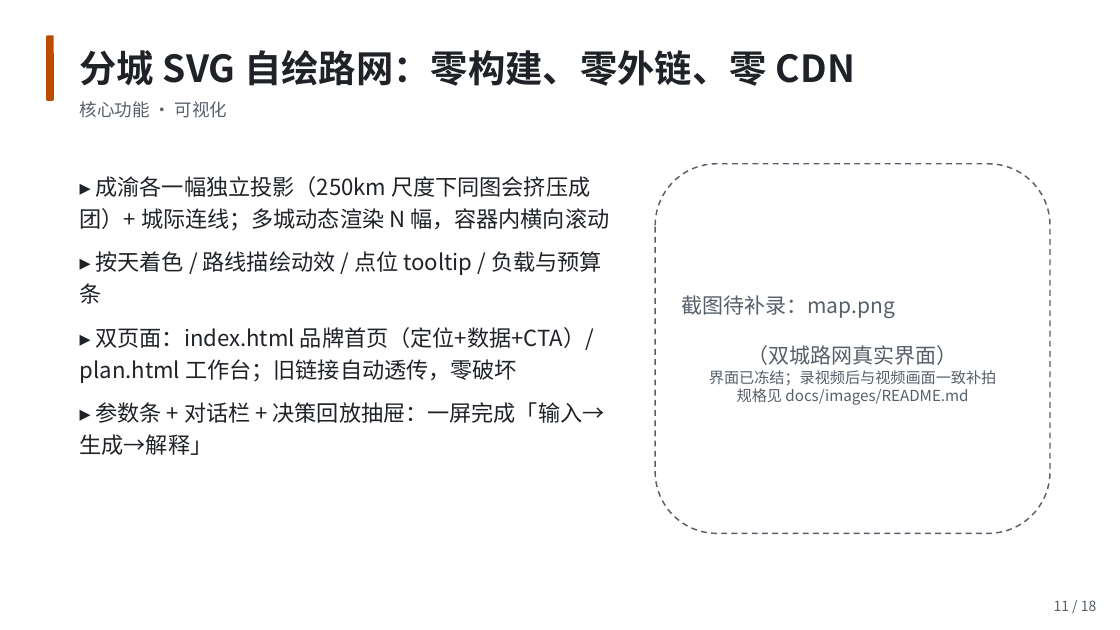
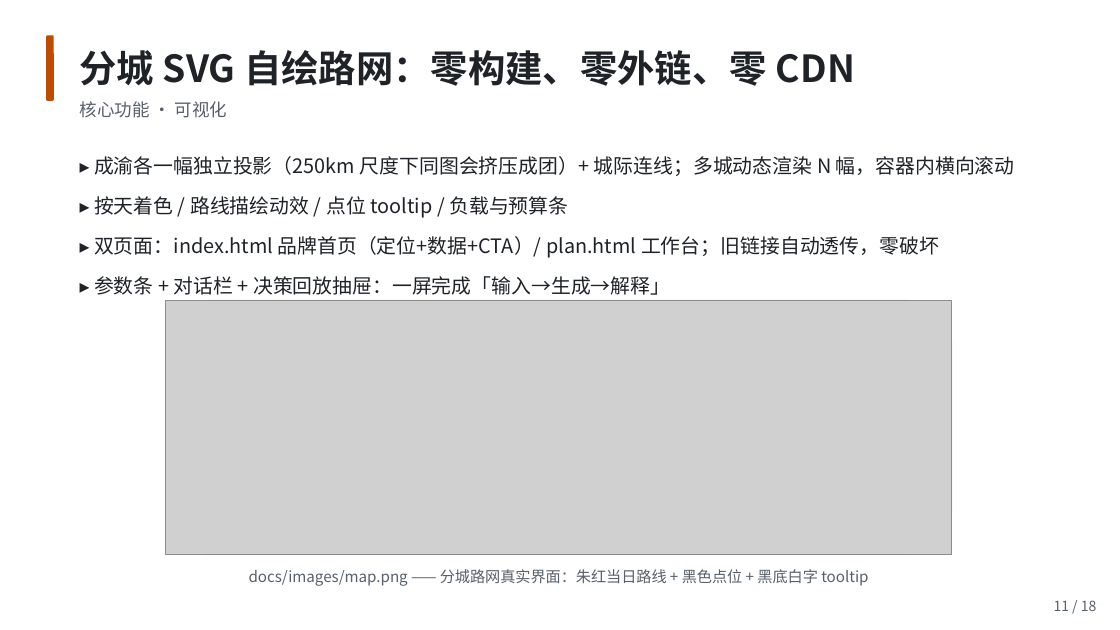
Before and after one commit to josndkosa/shudao-agent, a slide deck: slide 11 of ppt/蜀道智行.pptx. Drawn at 1120x630 pixels with LibreOffice and Linux fonts; fonts in the diff are those of the drawing; grey boxes stand for pictures. Boxes give left, top, right and bottom in pixels: in the first picture for what was removed or moved away, otherwise in the second. Text is boxed around its words. In the diff, an @@ line names an element or a change of style, - is before the commit and + after.

```diff
--- a/ppt/蜀道智行.pptx
+++ b/ppt/蜀道智行.pptx
@@ text "▸ 成渝各一幅独立投影（250km 尺度下同图会挤压成团）+ 城际连线；多城动态渲染 N ...": place and size @@
-text "▸ 成渝各一幅独立投影（250km 尺度下同图会挤压成团）+ 城际连线；多城动态渲染 N ..." at [80, 176, 609, 455]
+text "▸ 成渝各一幅独立投影（250km 尺度下同图会挤压成团）+ 城际连线；多城动态渲染 N ..." at [94, 156, 1015, 295]
@@ text "▸ 成渝各一幅独立投影（250km 尺度下同图会挤压成团）+ 城际连线；多城动态渲染 N ..." at [94, 156, 1015, 295]: size 19 to 17 pt @@
@@ rounded rectangle removed at [655, 164, 1050, 534] @@
-截图待补录：map.png
-（双城路网真实界面）
-界面已冻结；录视频后与视频画面一致补拍
-规格见 docs/images/README.md
@@ rounded rectangle added at [166, 301, 952, 555], outline #D0D7DE 1.25 pt @@
@@ picture added at [166, 301, 952, 555] @@
@@ text added at [249, 569, 868, 586], 13 pt, text #57606A @@
+docs/images/map.png —— 分城路网真实界面：朱红当日路线 + 黑色点位 + 黑底白字 tooltip
```
Also in this commit, not shown: 2 other slides changed, 2 other files.
